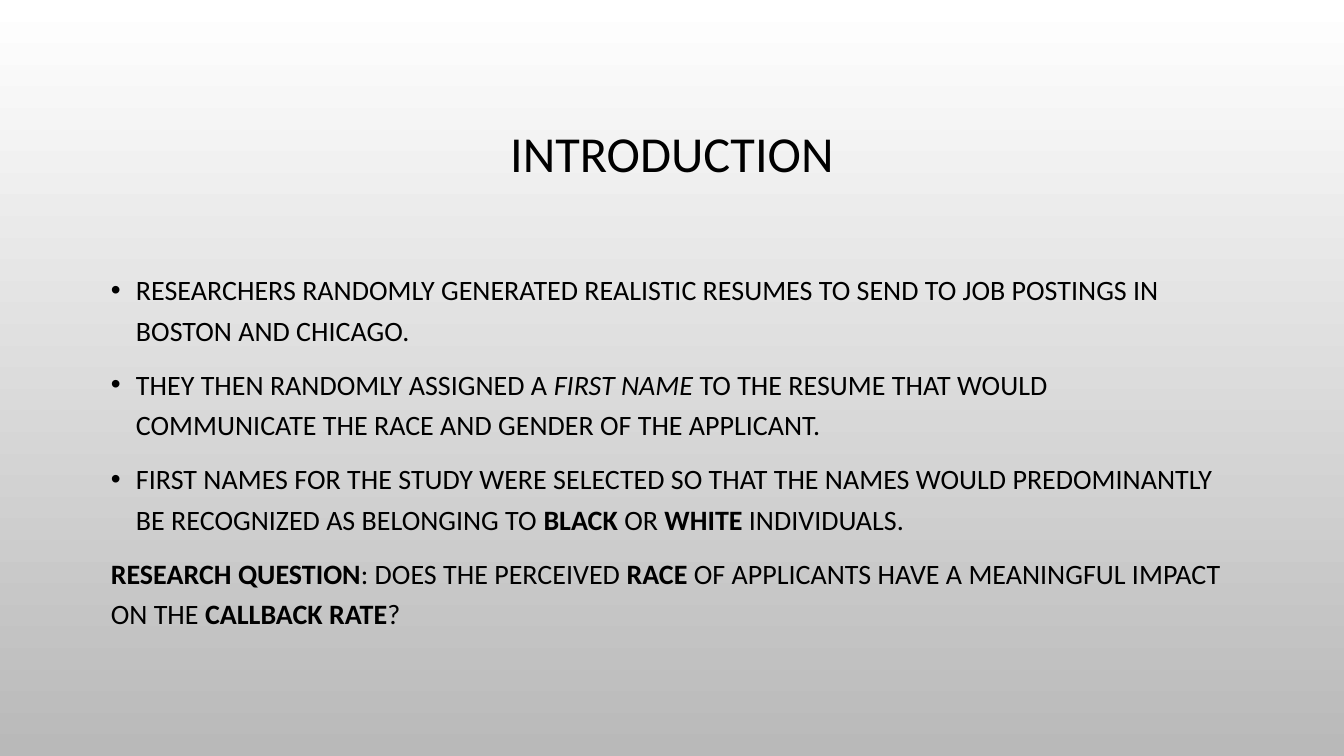
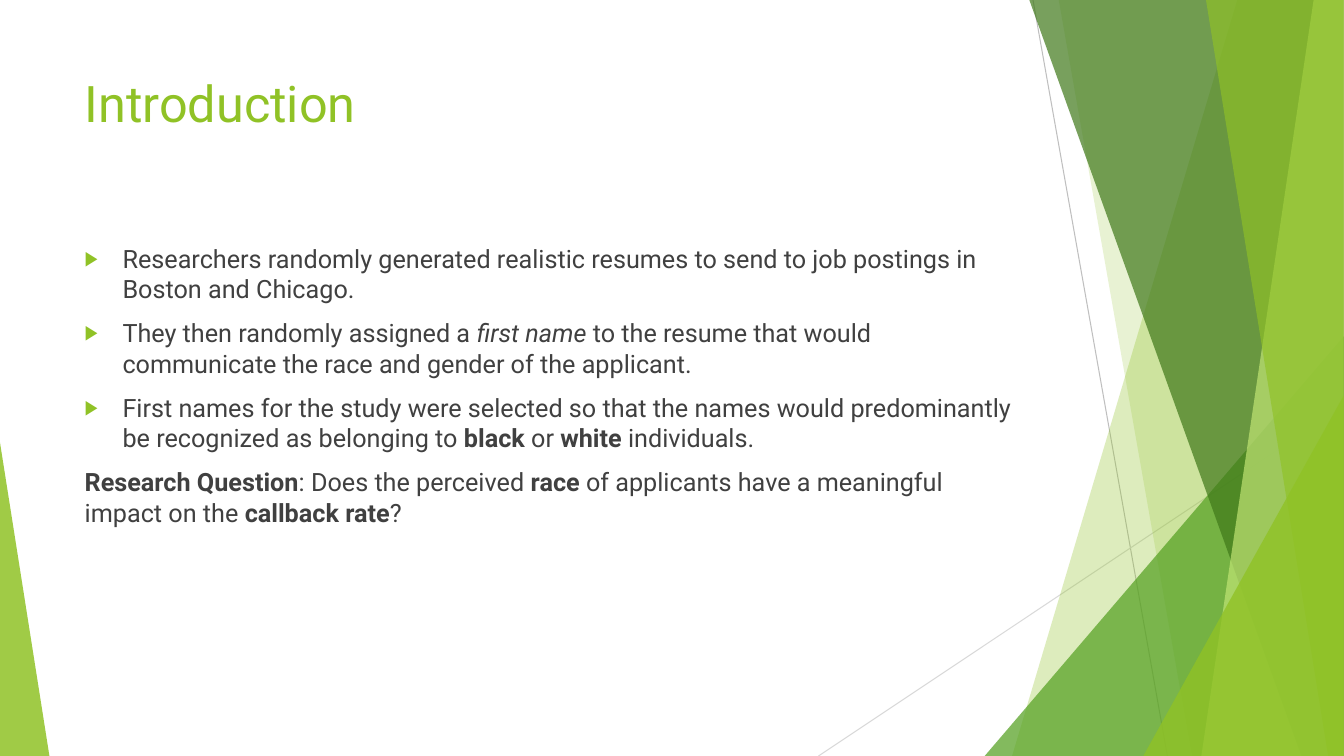
Before and after one commit to himalayahall/CUNY-DATA606, a slide deck: slide 2 of Project/Hakim-Project.pptx. Drawn at 1344x756 pixels with LibreOffice and Linux fonts; fonts in the diff are those of the drawing; background and template pictures are left out. Boxes give left, top, right and bottom in pixels: in the first picture for what was removed or moved away, otherwise in the second. Text is boxed around its words. In the diff, an @@ line names an element or a change of style, - is before the commit and + after.

```diff
--- a/Project/Hakim-Project.pptx
+++ b/Project/Hakim-Project.pptx
@@ background picture (left out) to #FFFFFF @@
@@ title "Introduction" at [85,84,356,123]: vertical alignment middle to top @@
@@ title at [85,84,356,123]: text changed; font Calibri to Roboto; text colour #000000 to #90C226 @@
-INTRODUCTION
+Introduction
@@ text at [85,249,1011,527]: text changed; size 20 to 18 pt; font Calibri to Roboto; text colour #000000 to #404040 @@
-• RESEARCHERS RANDOMLY GENERATED REALISTIC RESUMES TO SEND TO JOB POSTINGS IN BOSTON AND CHICAGO.
-• THEY THEN RANDOMLY ASSIGNED A FIRST NAME TO THE RESUME THAT WOULD COMMUNICATE THE RACE AND GENDER OF THE APPLICANT.
-• FIRST NAMES FOR THE STUDY WERE SELECTED SO THAT THE NAMES WOULD PREDOMINANTLY BE RECOGNIZED AS BELONGING TO BLACK OR WHITE INDIVIDUALS.
-RESEARCH QUESTION: DOES THE PERCEIVED RACE OF APPLICANTS HAVE A MEANINGFUL IMPACT ON THE CALLBACK RATE?
+▶ Researchers randomly generated realistic resumes to send to job postings in Boston and Chicago.
+▶ They then randomly assigned a first name to the resume that would communicate the race and gender of the applicant.
+▶ First names for the study were selected so that the names would predominantly be recognized as belonging to black or white individuals.
+Research Question: Does the perceived race of applicants have a meaningful impact on the callback rate?
@@ group added at [0,0,1344,756]: 5 freeform shapes, 3 triangles, 2 lines @@
```
Also in this commit, not shown: 15 other slides changed, 1 slide added, 1 slide removed, 2 other files.
